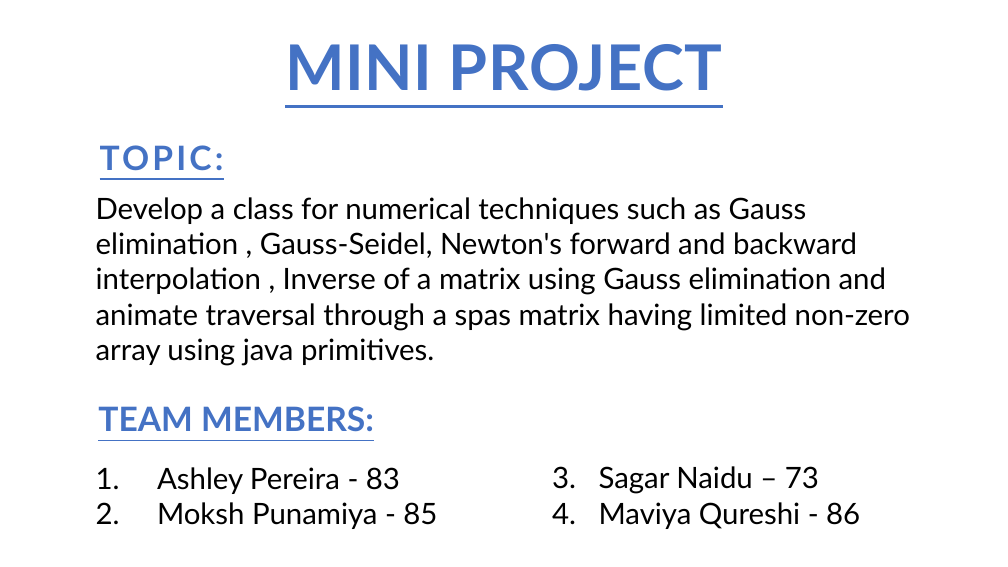
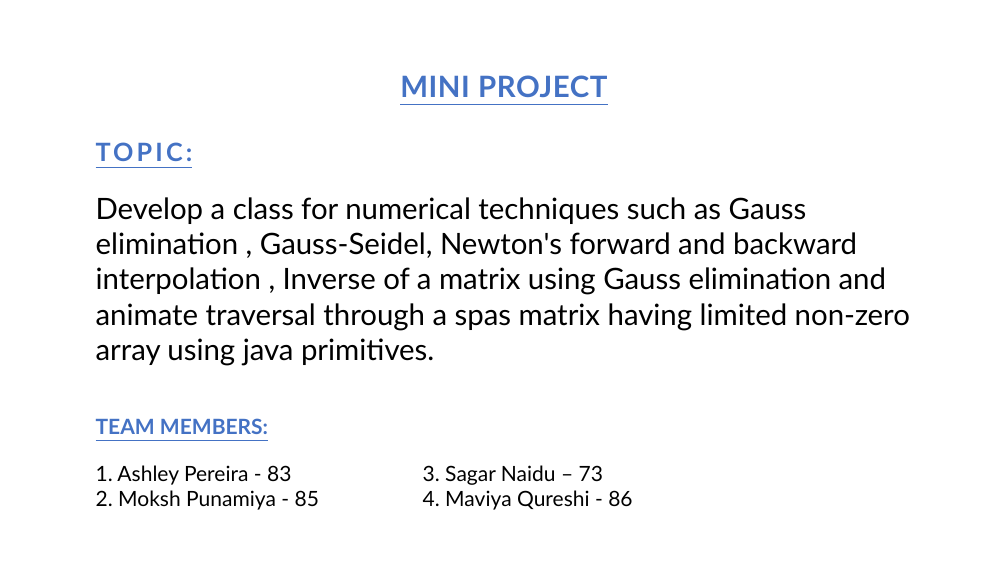
Before and after one commit to MaviyaQureshi/MPR, a slide deck: slide 1 of Presentation.pptx. Drawn at 1008x567 pixels with LibreOffice and Linux fonts; fonts in the diff are those of the drawing. Boxes give left, top, right and bottom in pixels: in the first picture for what was removed or moved away, otherwise in the second. Text is boxed around its words. In the diff, an @@ line names an element or a change of style, - is before the commit and + after.

```diff
--- a/Presentation.pptx
+++ b/Presentation.pptx
@@ text "MINI PROJECT" moved from (x1=285, y1=44, x2=722, y2=91) to (x1=400, y1=75, x2=607, y2=97) @@
@@ text "MINI PROJECT" at (x1=400, y1=75, x2=607, y2=97): size 60 to 28 pt @@
@@ text "TOPIC:" moved from (x1=100, y1=145, x2=224, y2=171) to (x1=88, y1=132, x2=202, y2=170) @@
@@ text "TOPIC:" at (x1=88, y1=132, x2=202, y2=170): size 32 to 24 pt; alignment centre to left @@
@@ text "TEAM MEMBERS:" moved from (x1=98, y1=406, x2=374, y2=432) to (x1=96, y1=418, x2=268, y2=434) @@
@@ text "TEAM MEMBERS:" at (x1=96, y1=418, x2=268, y2=434): size 32 to 20 pt; alignment centre to left @@
@@ text at (x1=96, y1=465, x2=319, y2=510): text changed; size 28 to 20 pt @@
-1. Ashley Pereira - 83
-2. Moksh Punamiya - 85
+1. Ashley Pereira - 83
+2. Moksh Punamiya - 85
@@ text "3. Sagar Naidu – 73" moved from (x1=552, y1=466, x2=860, y2=529) to (x1=423, y1=465, x2=632, y2=510) @@
@@ text "3. Sagar Naidu – 73" at (x1=423, y1=465, x2=632, y2=510): size 28 to 20 pt @@
```
Also in this commit, not shown: 3 other slides changed, 4 slides added, 7 other files.
